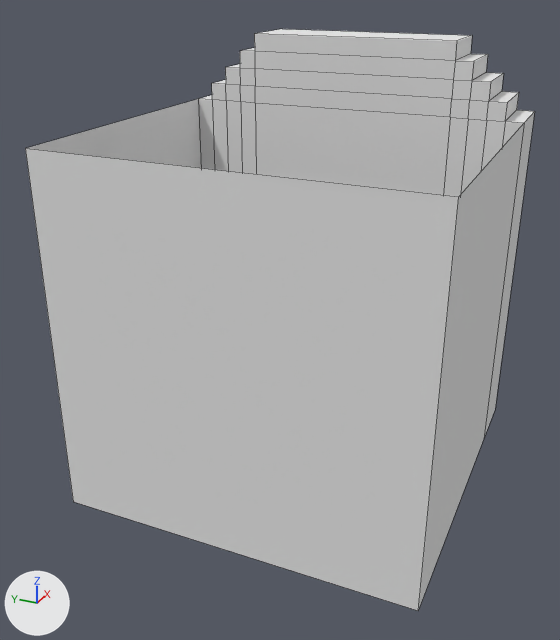
A saved change to the Blender file Assets/Segments/floors/bridge.blend.
Both versions are drawn from a camera (50 mm lens) standing at (-9.47, -3.85, 1.92) and looking at (-0.41, 0.23, -2.61). The lights are fixed; the arrows at lower left show +X, +Y and +Z. Mesh edges are drawn as thin lines. Objects named as collision shapes, trigger or cutter boxes, shadow casters or lower levels of detail are left out.

The scene before the commit, as lines of its bpy script (objects in view):
```python
me_cube = bpy.data.meshes.new('Cube')
me_cube.from_pydata(...)  # 84 vertices, 81 faces; spans x -1.0..1.0, y -20.9..20.9, z -3.0..0.0
me_cube.materials.append(mat_material)  # white #e7e7e7
# before: 73 (0.6, 20.9, -0.5) at pixel (198, 98), 75 (0.6, 20.9, -3.0), 77 (0.6, -20.9, -0.5) at pixel (524, 122), 79 (0.6, -20.9, -3.0) at pixel (483, 439), 80 (-1.0, 20.9, -0.5) at pixel (25, 148)
# before: 81 (-1.0, 20.9, -3.0) at pixel (73, 501), 82 (-1.0, -20.9, -3.0) at pixel (418, 610), 83 (-1.0, -20.9, -0.5) at pixel (458, 196)
ob_baseobj = bpy.data.objects.new('BaseObj', me_cube)
ob_baseobj.parent = ob_doortemplate
ob_baseobj.location = (0.0, 0.0, 1.0)
ob_baseobj.scale = (2.5, 0.12, 2.0)
```
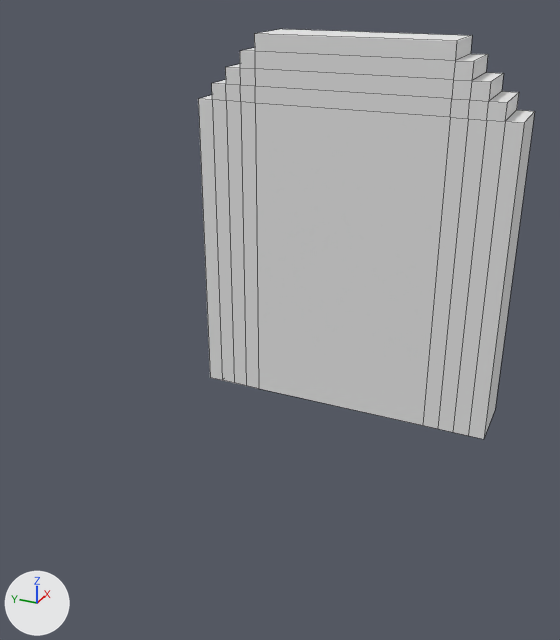
Where the change shows, as pixel boxes [x1, y1, x2, y2] in the pictures (560 x 640 px):
'BaseObj', reshaped (34% narrower, 30% shorter)
    before: [25, 29, 535, 611]
    after: [198, 29, 535, 439]
part 1 of me_cube, deleted
    before: [25, 99, 524, 611]

Patch to the scene script:
```diff
--- a/Assets/Segments/floors/bridge.blend.py
+++ b/Assets/Segments/floors/bridge.blend.py
@@ me_cube @@
 me_cube.from_pydata(...)  # 84 vertices, 81 faces; spans x -1.0..1.0, y -20.9..20.9, z -3.0..0.0
 # used by ob_baseobj; parent = ob_doortemplate; location = (0.0, 0.0, 1.0); scale = (2.5, 0.12, 2.0)
 # verts and faces of me_cube; kept vertices keep their numbers, new ones are numbered from 84
+# me_cube part 1
+delete_vertices([*range(80, 84)])  # with the faces that use them
 me_cube.materials.append(mat_material)
```
